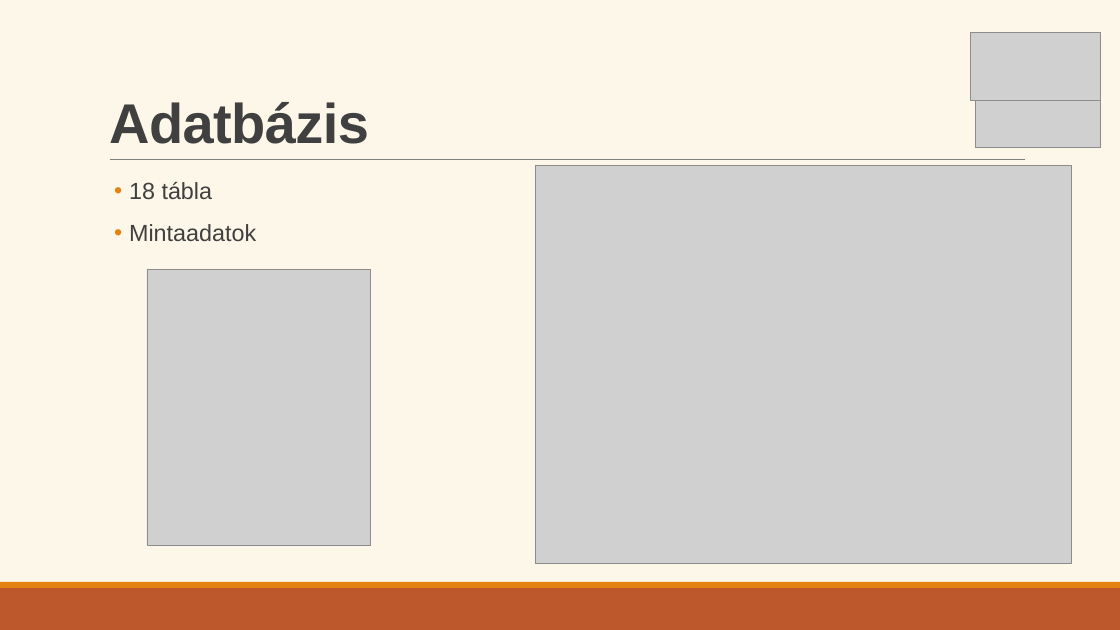
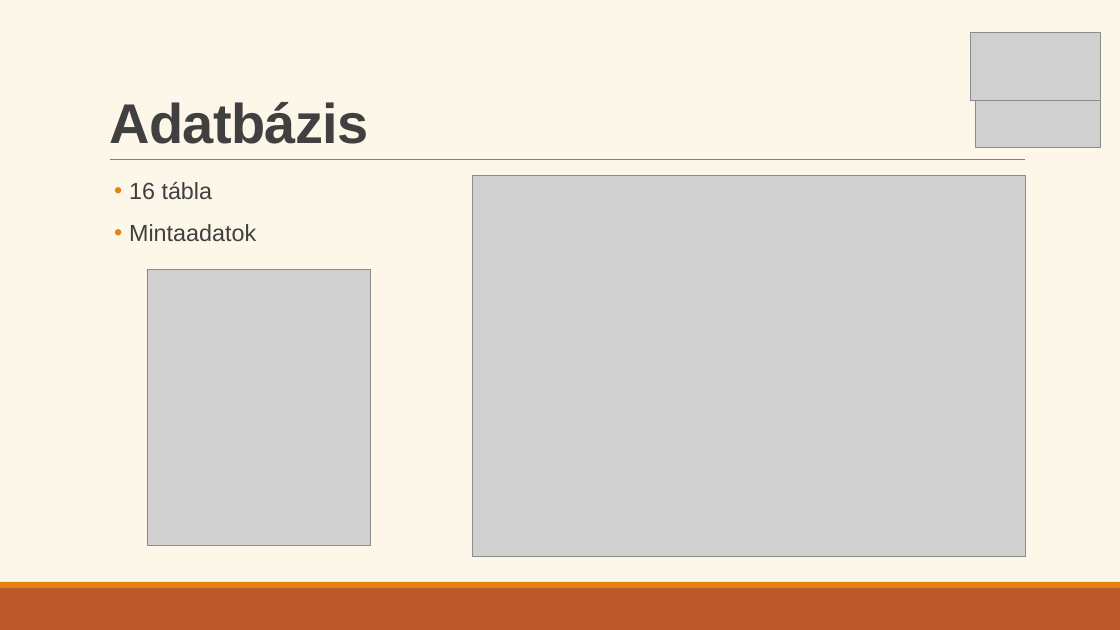
Before and after one commit to Ella50/13_S1_1_vizsgaremek, a slide deck: slide 8 of Dokumentációhoz/Prezentáció/eMenza_AtkariAriella_FarkasDominik.pptx. Drawn at 1120x630 pixels with LibreOffice and Linux fonts; fonts in the diff are those of the drawing; grey boxes stand for pictures. Boxes give left, top, right and bottom in pixels: in the first picture for what was removed or moved away, otherwise in the second. Text is boxed around its words. In the diff, an @@ line names an element or a change of style, - is before the commit and + after.

```diff
--- a/Dokumentációhoz/Prezentáció/eMenza_AtkariAriella_FarkasDominik.pptx
+++ b/Dokumentációhoz/Prezentáció/eMenza_AtkariAriella_FarkasDominik.pptx
@@ picture: place and size @@
-picture at [535, 166, 1071, 564]
+picture at [473, 176, 1027, 556]
@@ text at [129, 182, 213, 199]: text changed @@
-• 18 tábla
+• 16 tábla
```
Also in this commit, not shown: 5 other files.
